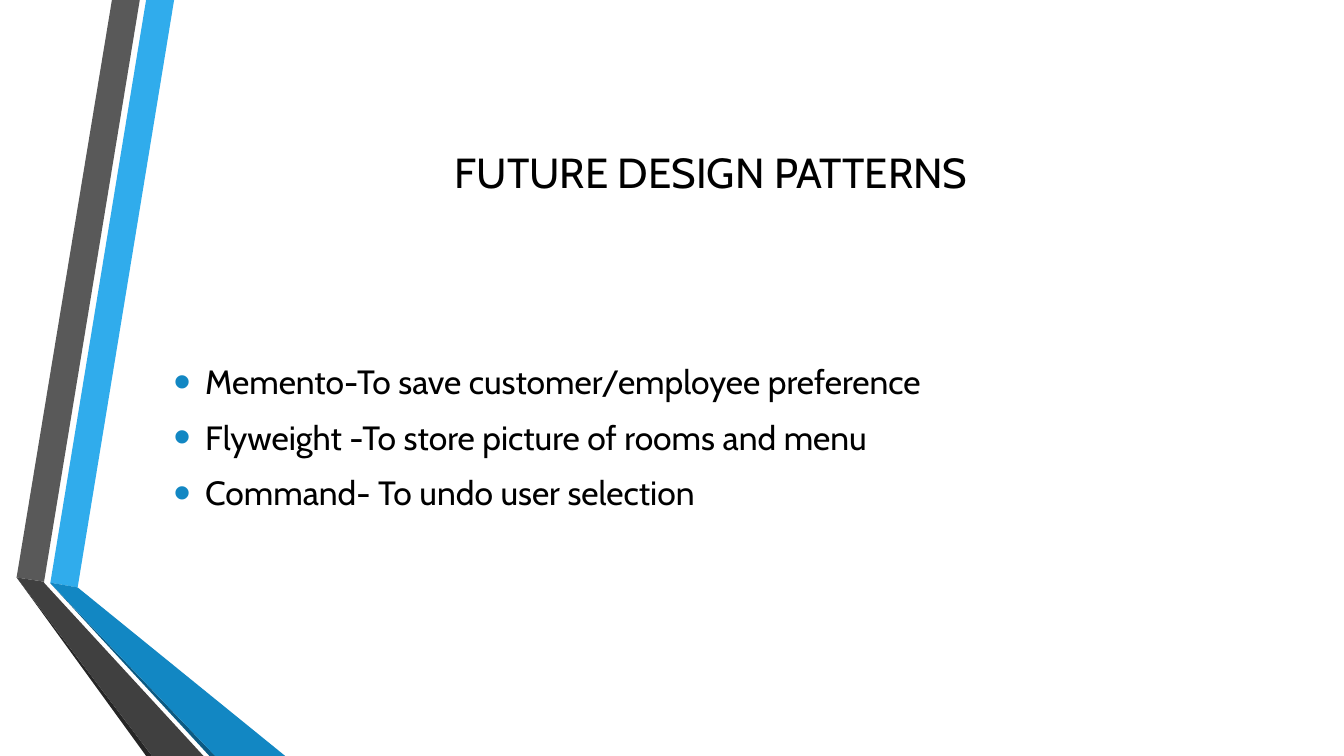
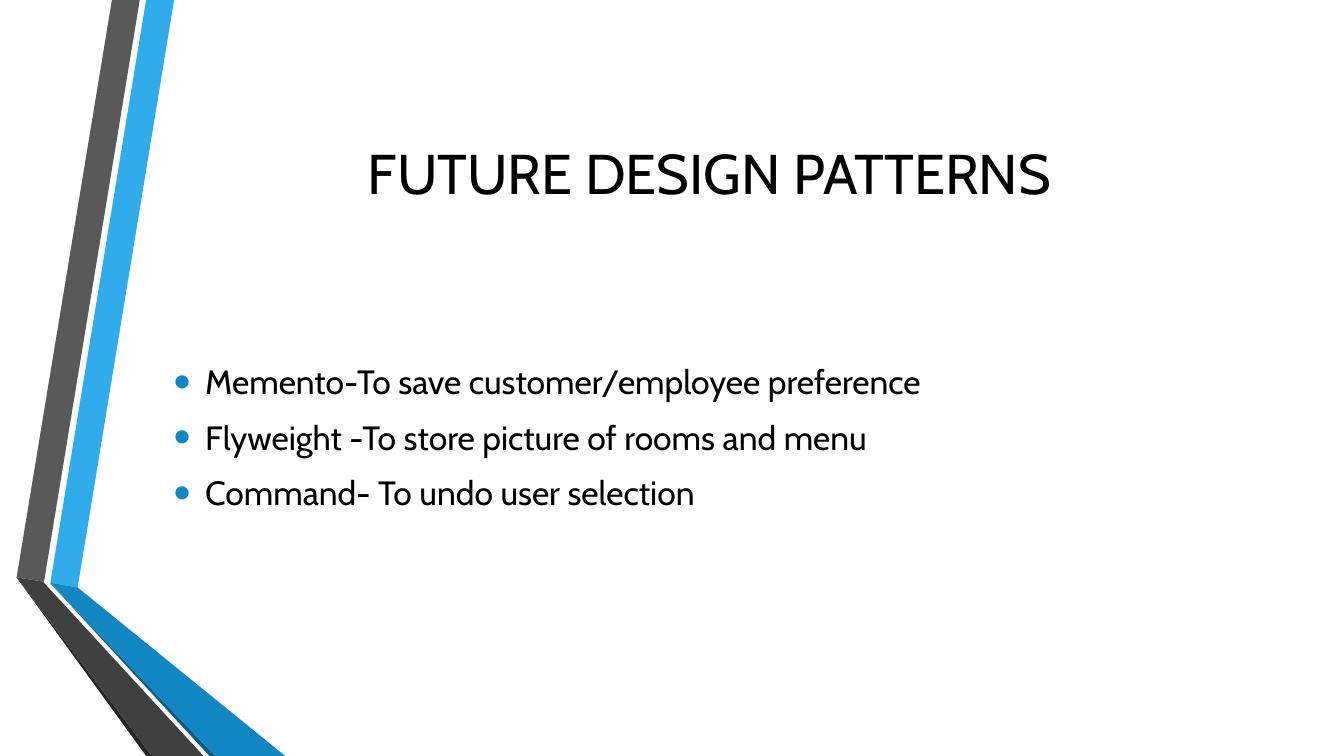
Before and after one commit to Radhika231/CSCI-5448-HotelManagementSystem, a slide deck: slide 7 of HOTEL MANAGEMENT SYSTEM.pptx. Drawn at 1344x756 pixels with LibreOffice and Linux fonts; fonts in the diff are those of the drawing; background and template pictures are left out. Boxes give left, top, right and bottom in pixels: in the first picture for what was removed or moved away, otherwise in the second. Text is boxed around its words. In the diff, an @@ line names an element or a change of style, - is before the commit and + after.

```diff
--- a/HOTEL MANAGEMENT SYSTEM.pptx
+++ b/HOTEL MANAGEMENT SYSTEM.pptx
@@ title "FUTURE DESIGN PATTERNS" at (368,154,1051,195): size 30 to 40 pt @@
```
Also in this commit, not shown: 1 other slide changed.
